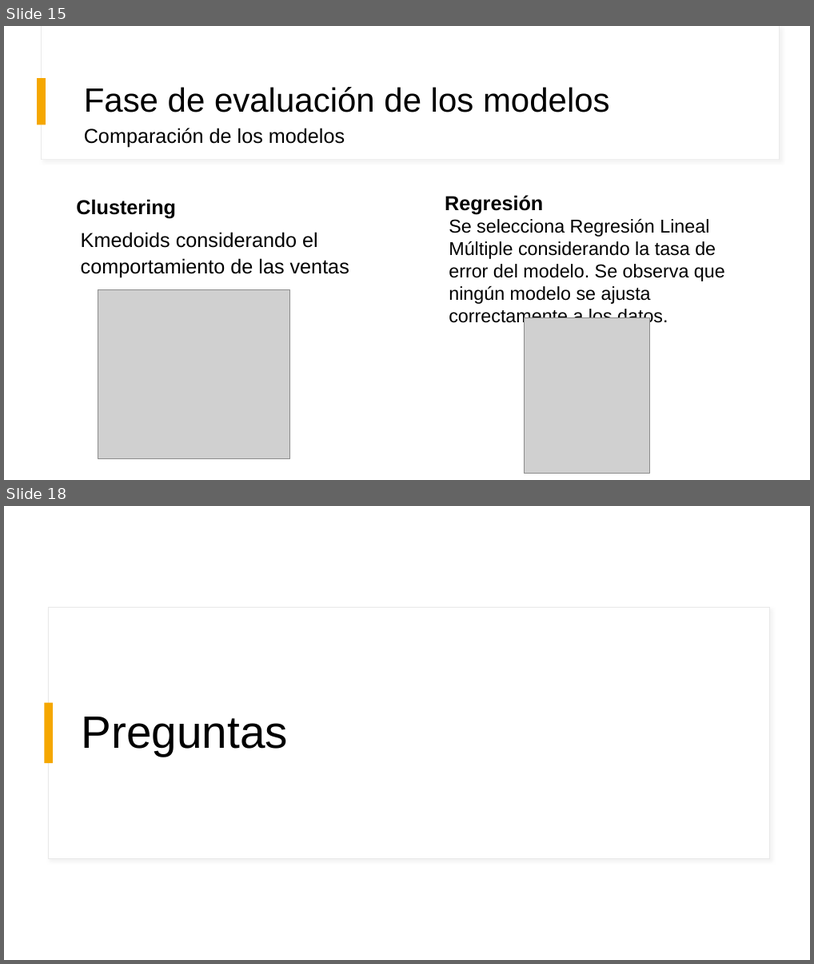
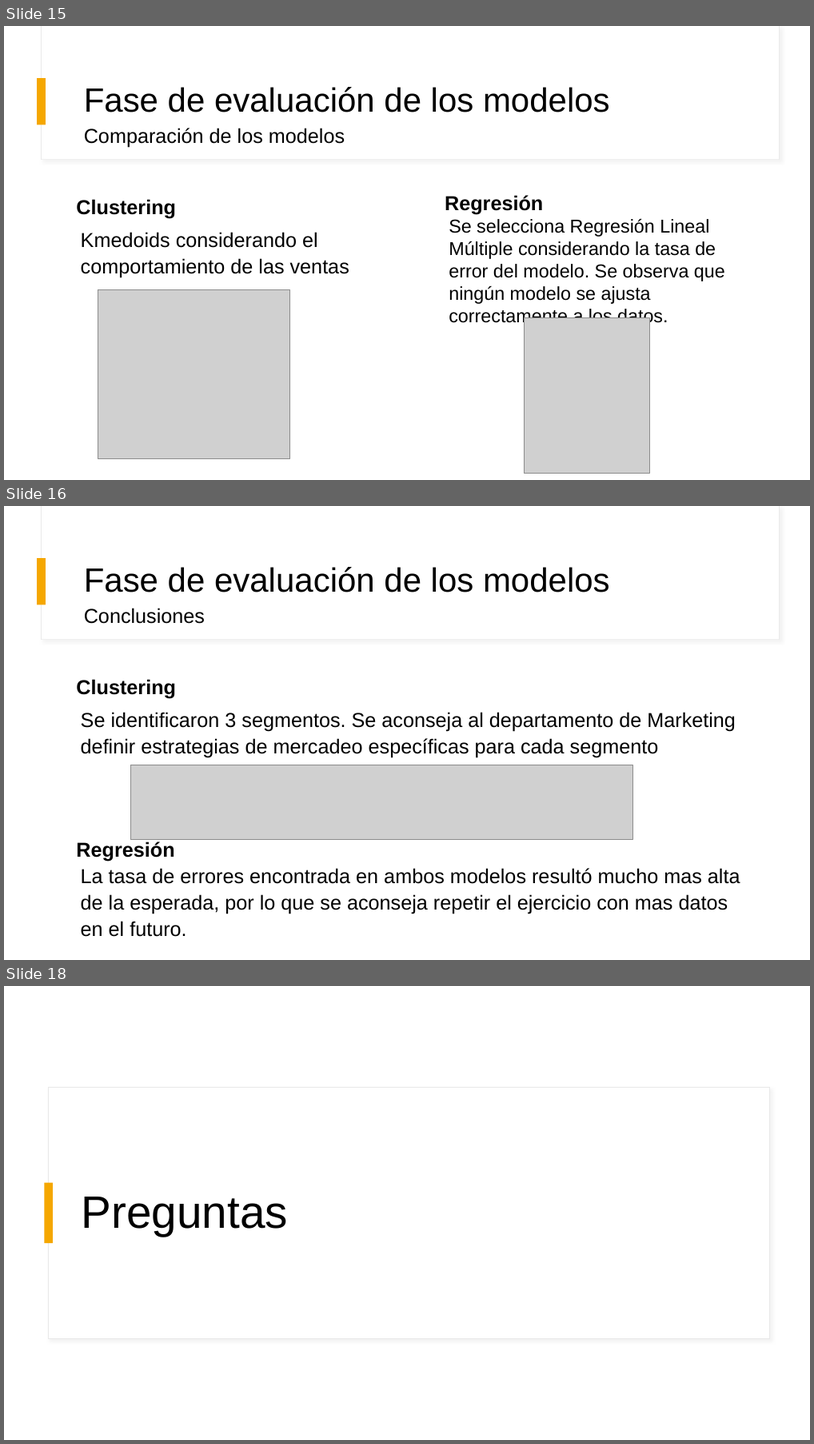
Before and after one commit to joaguilar/CienciasDeDatos, a slide deck: 05_Mineria_De_Datos/ProyectoFinal/Proyecto Mineria de Datos.pptx. Shown one above the other, each under a label of ours: slides 15 and 18 before the commit, slides 15, 16 and 18 after it; the slides between them are not shown. The pictures are 814x964 and 814x1444 pixels, drawn with LibreOffice and Linux fonts; fonts in the diff are those of the drawing; grey boxes stand for pictures. Boxes give left, top, right and bottom in pixels: in the first picture for what was removed or moved away, otherwise in the second. Text is boxed around its words. In the diff, an @@ line names an element or a change of style, - is before the commit and + after.

```diff
--- a/05_Mineria_De_Datos/ProyectoFinal/Proyecto Mineria de Datos.pptx
+++ b/05_Mineria_De_Datos/ProyectoFinal/Proyecto Mineria de Datos.pptx
@@ slide 16 added at <box>4,506,810,960</box>, background #FFFFFF; not listed: 3 template elements that a slide beside it also shows @@
@@ title added at <box>84,567,610,592</box>, 40 pt, text #000000 @@
+Fase de evaluación de los modelos
@@ text added at <box>84,608,205,624</box>, 24 pt, text #000000 @@
+Conclusiones
@@ text added at <box>76,679,176,699</box>, 24 pt, text #000000, bold @@
+Clustering
@@ text added at <box>81,712,736,758</box>, 24 pt, text #000000 @@
+Se identificaron 3 segmentos. Se aconseja al departamento de Marketing definir estrategias de mercadeo específicas para cada segmento
@@ picture added at <box>130,764,633,839</box> @@
@@ text added at <box>76,841,174,860</box>, 24 pt, text #000000, bold @@
+Regresión
@@ text added at <box>81,868,741,936</box>, 24 pt, text #000000 @@
+La tasa de errores encontrada en ambos modelos resultó mucho mas alta de la esperada, por lo que se aconseja repetir el ejercicio con mas datos en el futuro.
```
Also in this commit, not shown: 7 slides changed, 1 slide removed, 5 other files.
